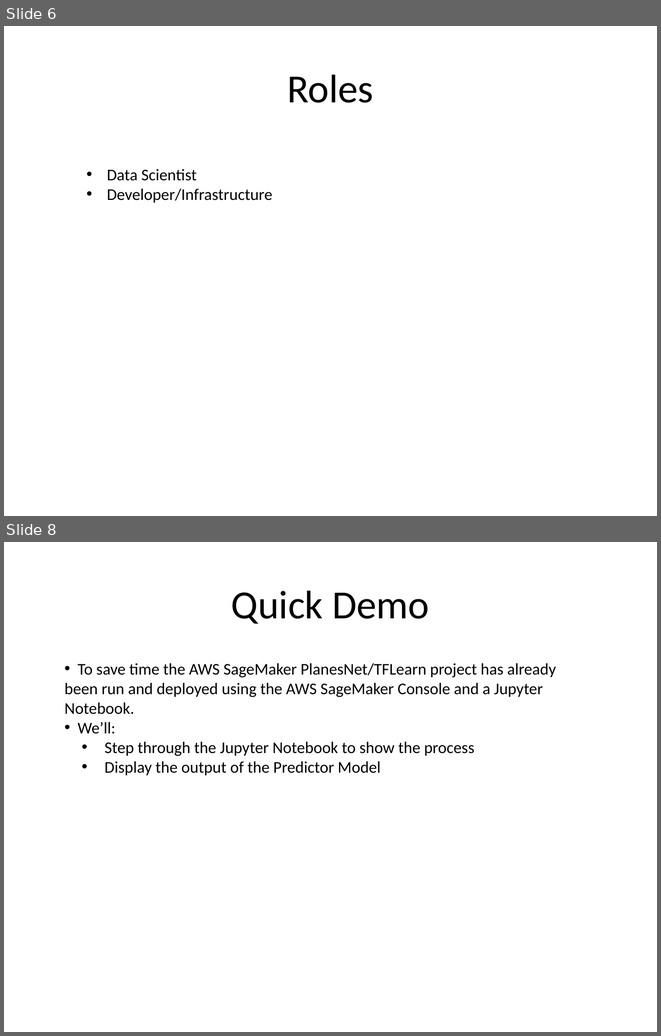
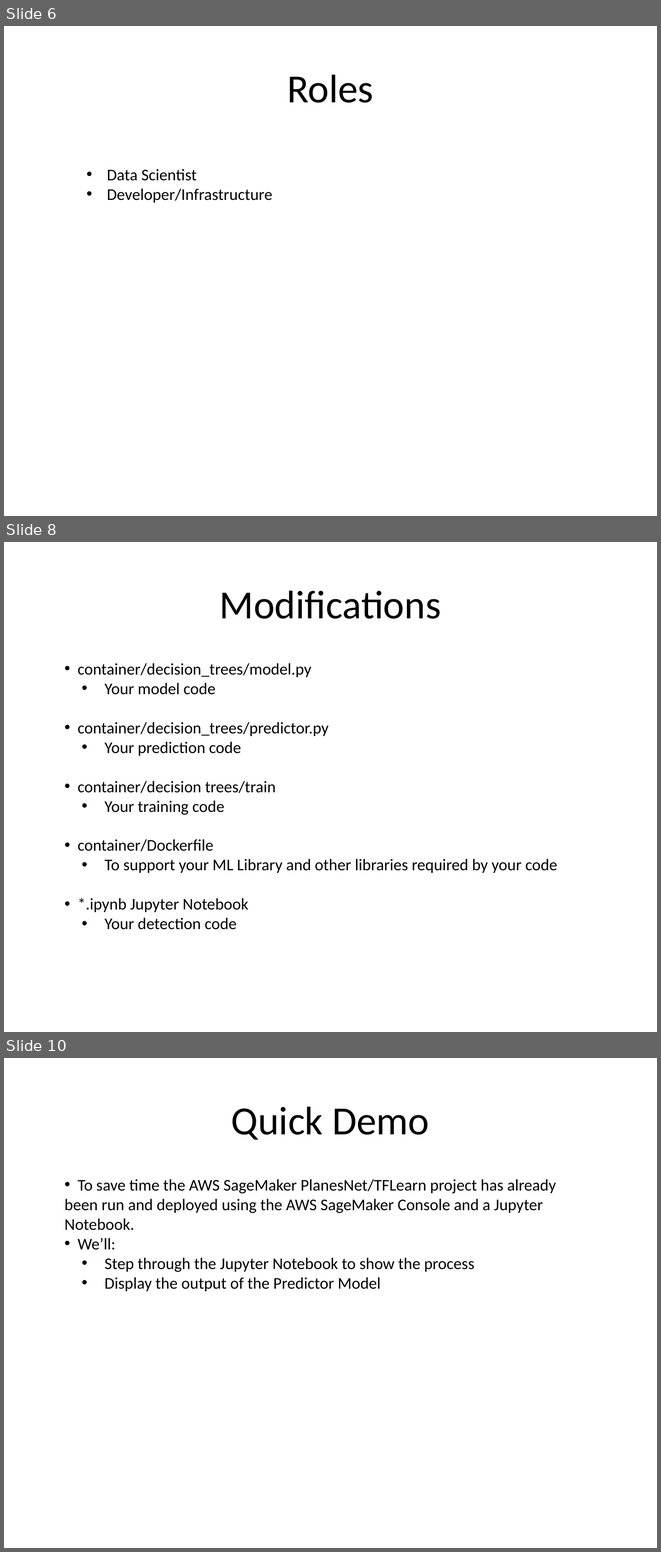
Before and after one commit to kskalvar/aws-sagemaker-planesnet-tflearn-bring-your-own-container, a slide deck: slides/AWS-Sagemaker-Planesnet-TFLearn-Bring-Your-Own-Container.pptx. Shown one above the other, each under a label of ours: slides 6 and 8 before the commit, slides 6, 8 and 10 after it; the slides between them are not shown. The pictures are 661x1036 and 661x1552 pixels, drawn with LibreOffice and Linux fonts; fonts in the diff are those of the drawing. Boxes give left, top, right and bottom in pixels: in the first picture for what was removed or moved away, otherwise in the second. Text is boxed around its words. In the diff, an @@ line names an element or a change of style, - is before the commit and + after.

```diff
--- a/slides/AWS-Sagemaker-Planesnet-TFLearn-Bring-Your-Own-Container.pptx
+++ b/slides/AWS-Sagemaker-Planesnet-TFLearn-Bring-Your-Own-Container.pptx
@@ slide 8 added at (4, 542, 657, 1032), background #FFFFFF @@
@@ title added at (220, 590, 441, 619), 44 pt, text #000000 @@
+Modifications
@@ text added at (78, 663, 557, 929), 18 pt, text #000000 @@
+• container/decision_trees/model.py
+  • Your model code
+• container/decision_trees/predictor.py
+  • Your prediction code
+• container/decision trees/train
+  • Your training code
+• container/Dockerfile
+  • To support your ML Library and other libraries required by your code
+• *.ipynb Jupyter Notebook
+  • Your detection code
@@ what was slide 8 is now slide 10 @@
```
Also in this commit, not shown: 3 slides changed, 1 other slide added.
